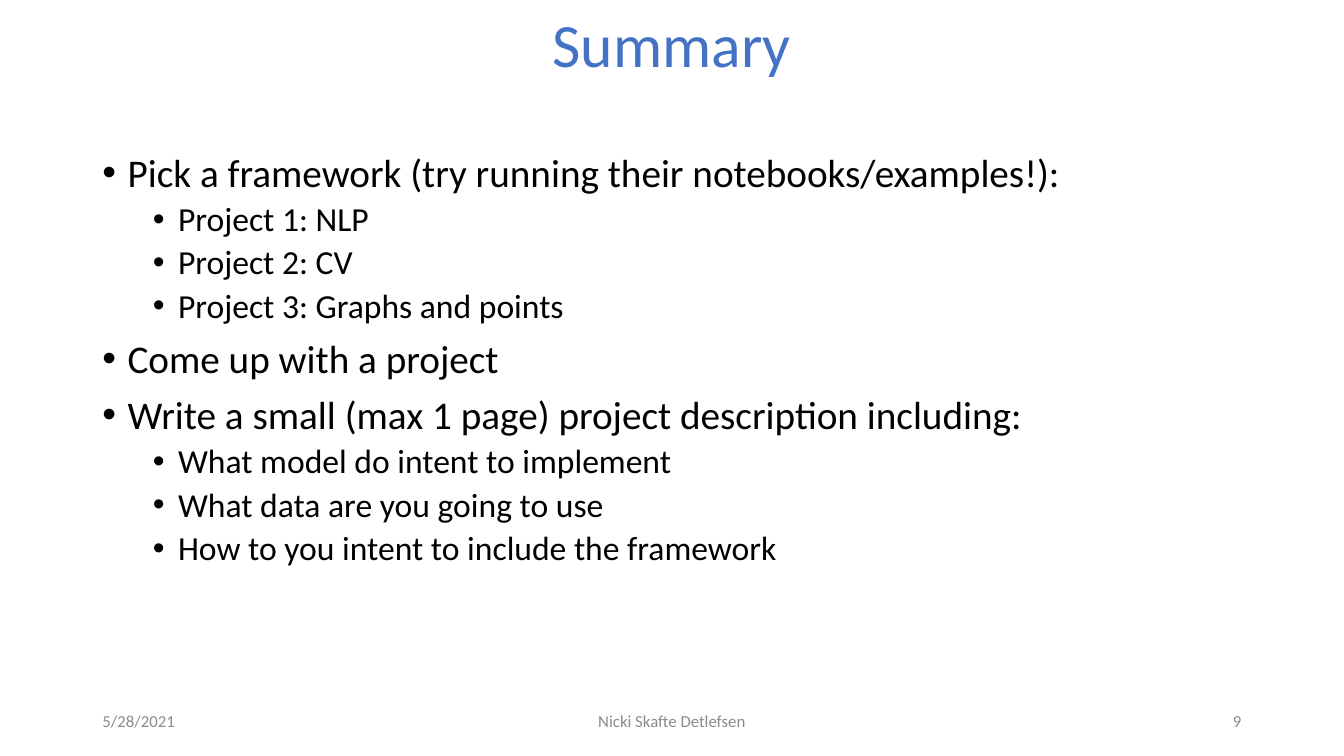
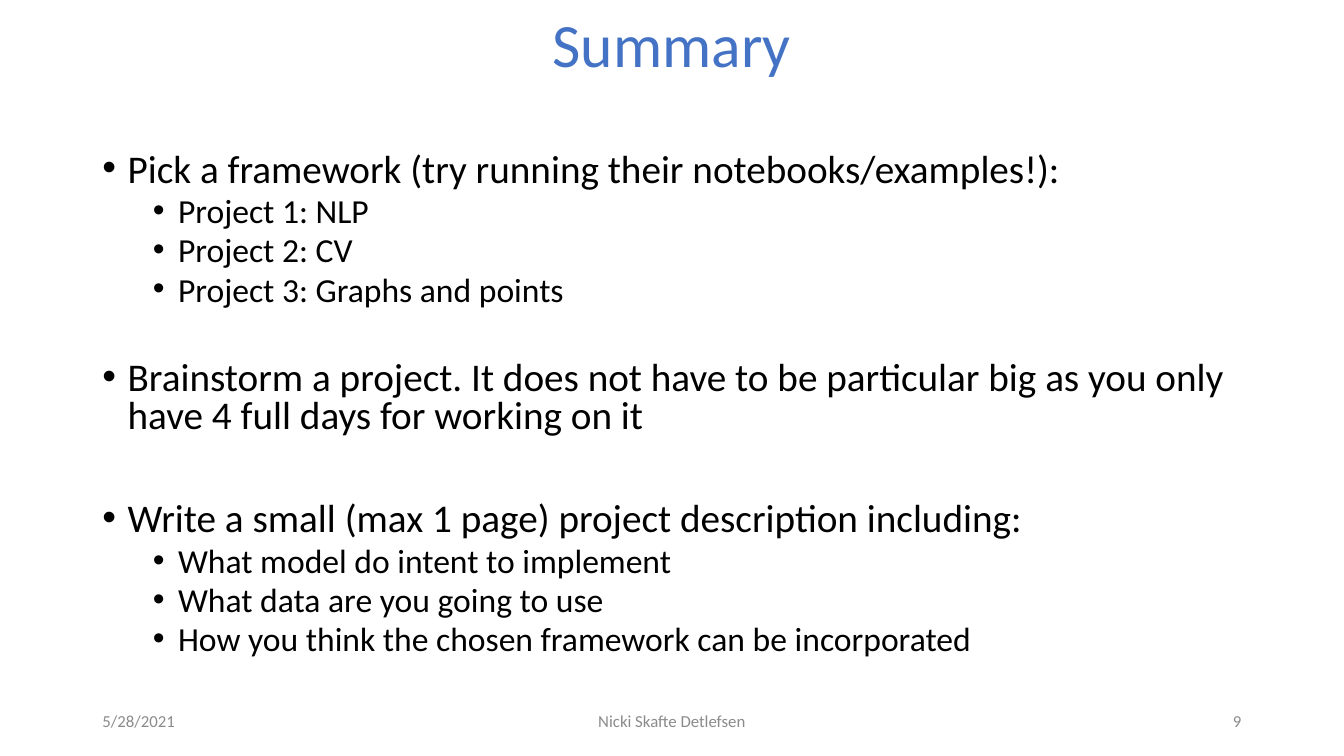
Before and after one commit to DeepEasterbunny/dtu_mlops, a slide deck: slide 9 of 05_project_overview/The_pytorch_ecosystem.pptx. Drawn at 1344x756 pixels with LibreOffice and Linux fonts; fonts in the diff are those of the drawing; background and template pictures are left out. Boxes give left, top, right and bottom in pixels: in the first picture for what was removed or moved away, otherwise in the second. Text is boxed around its words. In the diff, an @@ line names an element or a change of style, - is before the commit and + after.

```diff
--- a/05_project_overview/The_pytorch_ecosystem.pptx
+++ b/05_project_overview/The_pytorch_ecosystem.pptx
@@ text at <box>128,154,1059,618</box>: line spacing 0.9 to 0.8 @@
@@ text at <box>128,363,1223,436</box>: text changed @@
-• Come up with a project
+• Brainstorm a project. It does not have to be particular big as you only have 4 full days for working on it
@@ text at <box>178,627,971,657</box>: text changed @@
-  • How to you intent to include the framework
+  • How you think the chosen framework can be incorporated
```
Also in this commit, not shown: 5 other slides changed, 15 other files.
